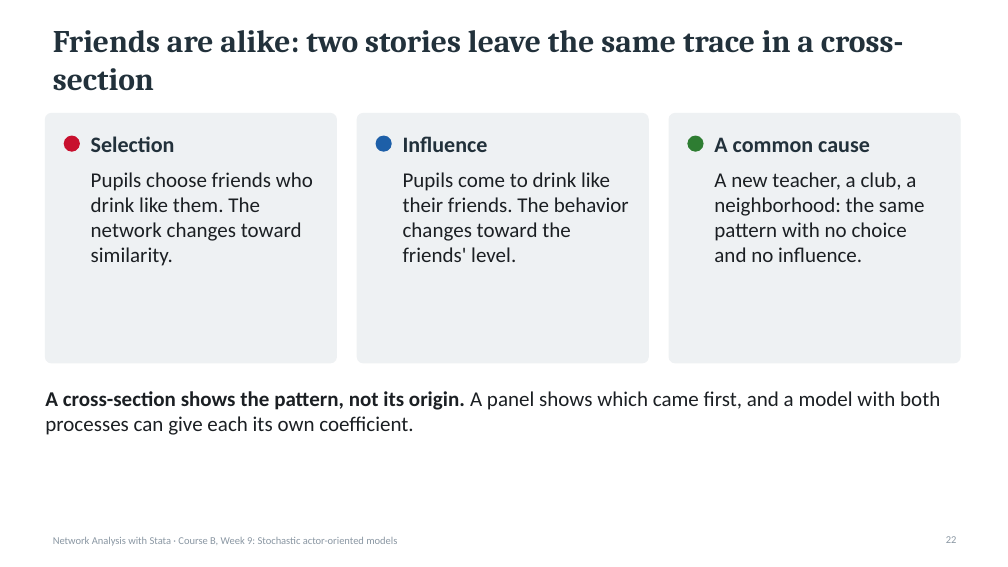
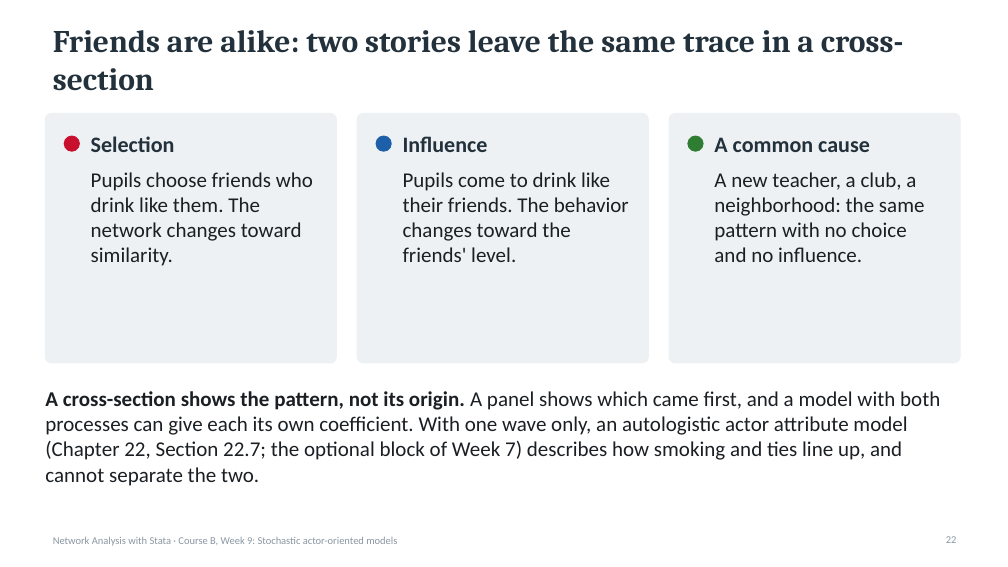
Before and after one commit to thomas-u-grund/nwcommands, a slide deck: slide 22 of website/book/teaching/slides/courseB_week09_saom.pptx. Drawn at 1008x567 pixels with LibreOffice and Linux fonts; fonts in the diff are those of the drawing. Boxes give left, top, right and bottom in pixels: in the first picture for what was removed or moved away, otherwise in the second. Text is boxed around its words. In the diff, an @@ line names an element or a change of style, - is before the commit and + after.

```diff
--- a/website/book/teaching/slides/courseB_week09_saom.pptx
+++ b/website/book/teaching/slides/courseB_week09_saom.pptx
@@ text at [45, 391, 940, 482]: text changed @@
-A cross-section shows the pattern, not its origin. A panel shows which came first, and a model with both processes can give each its own coefficient.
+A cross-section shows the pattern, not its origin. A panel shows which came first, and a model with both processes can give each its own coefficient. With one wave only, an autologistic actor attribute model (Chapter 22, Section 22.7; the optional block of Week 7) describes how smoking and ties line up, and cannot separate the two.
```
Also in this commit, not shown: 4 other files.
